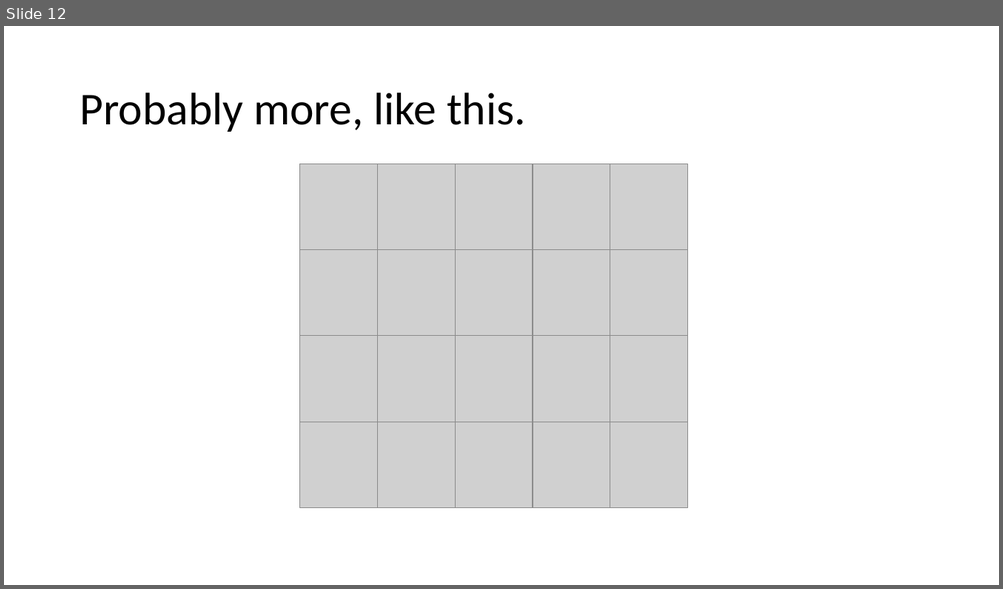
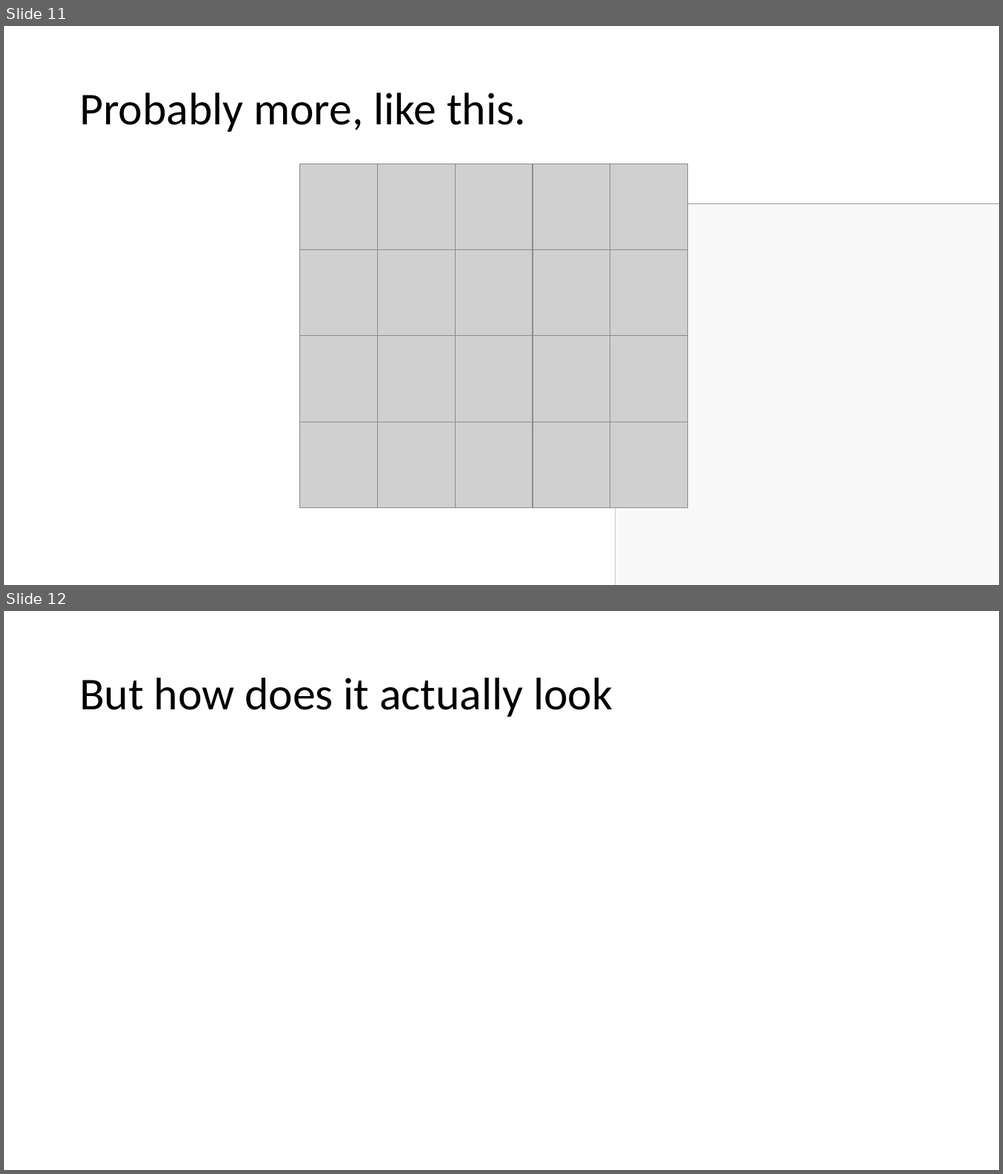
Before and after one commit to mikkelvalentinsorensen/MikValSor.GraphDBIntroTalk, a slide deck: Presentation.pptx. Shown one above the other, each under a label of ours: slide 12 before the commit, slides 11 and 12 after it. The pictures are 1003x589 and 1003x1174 pixels, drawn with LibreOffice and Linux fonts; fonts in the diff are those of the drawing; grey boxes stand for pictures; background and template pictures are left out. Boxes give left, top, right and bottom in pixels: in the first picture for what was removed or moved away, otherwise in the second. Text is boxed around its words. In the diff, an @@ line names an element or a change of style, - is before the commit and + after.

```diff
--- a/Presentation.pptx
+++ b/Presentation.pptx
@@ slide 12 added at (4, 611, 999, 1170), background picture (left out) @@
@@ title added at (79, 678, 612, 717), 44 pt, text #000000 @@
+But how does it actually look
@@ what was slide 12 is now slide 11 @@
@@ slide 11 changed as well @@
@@ picture added at (615, 204, 999, 585) @@
@@ rectangle added at (615, 204, 999, 585), fill #FFFFFF at 89% opacity @@
```
Also in this commit, not shown: 22 other slides changed, 6 other slides added, 2 slides removed.
